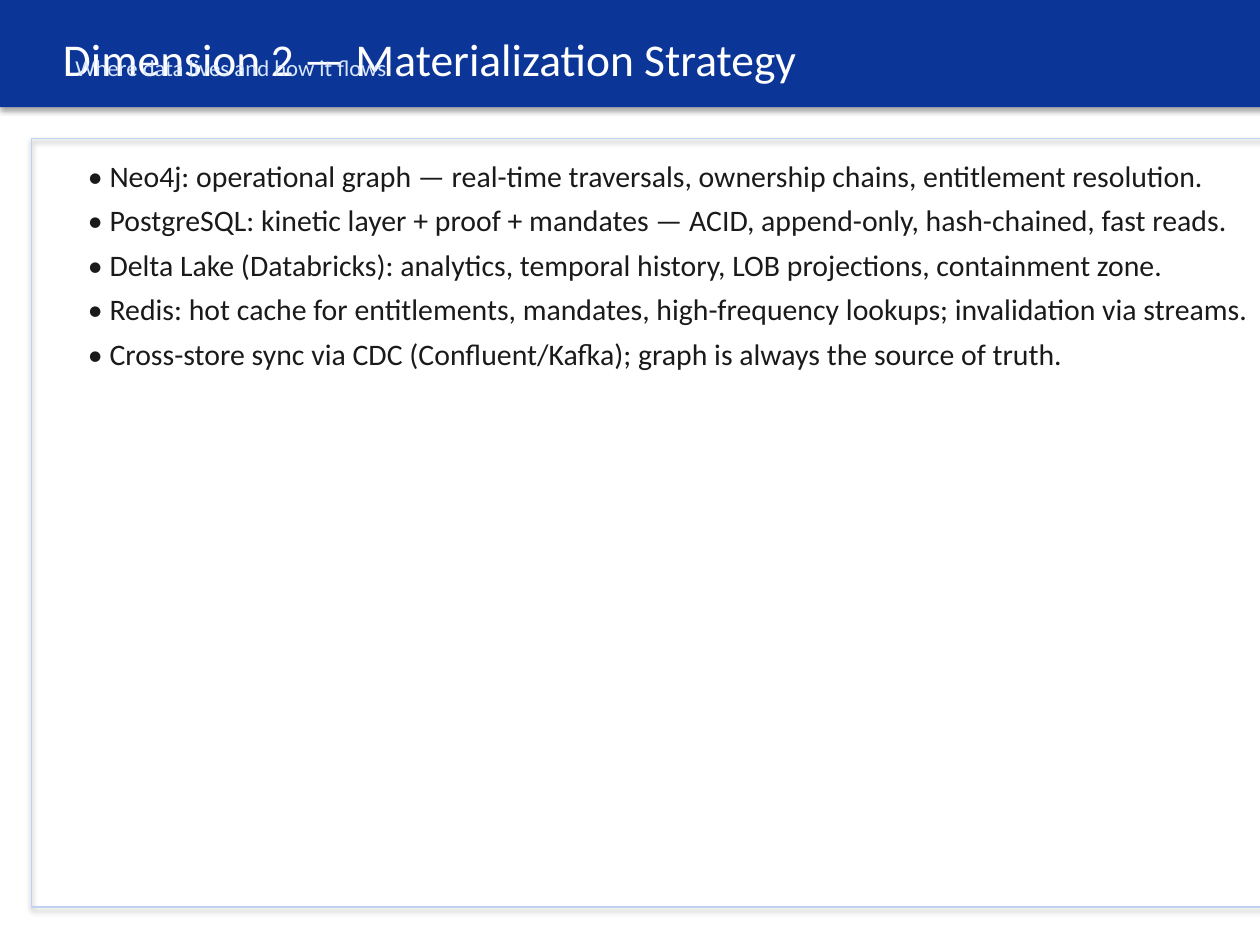
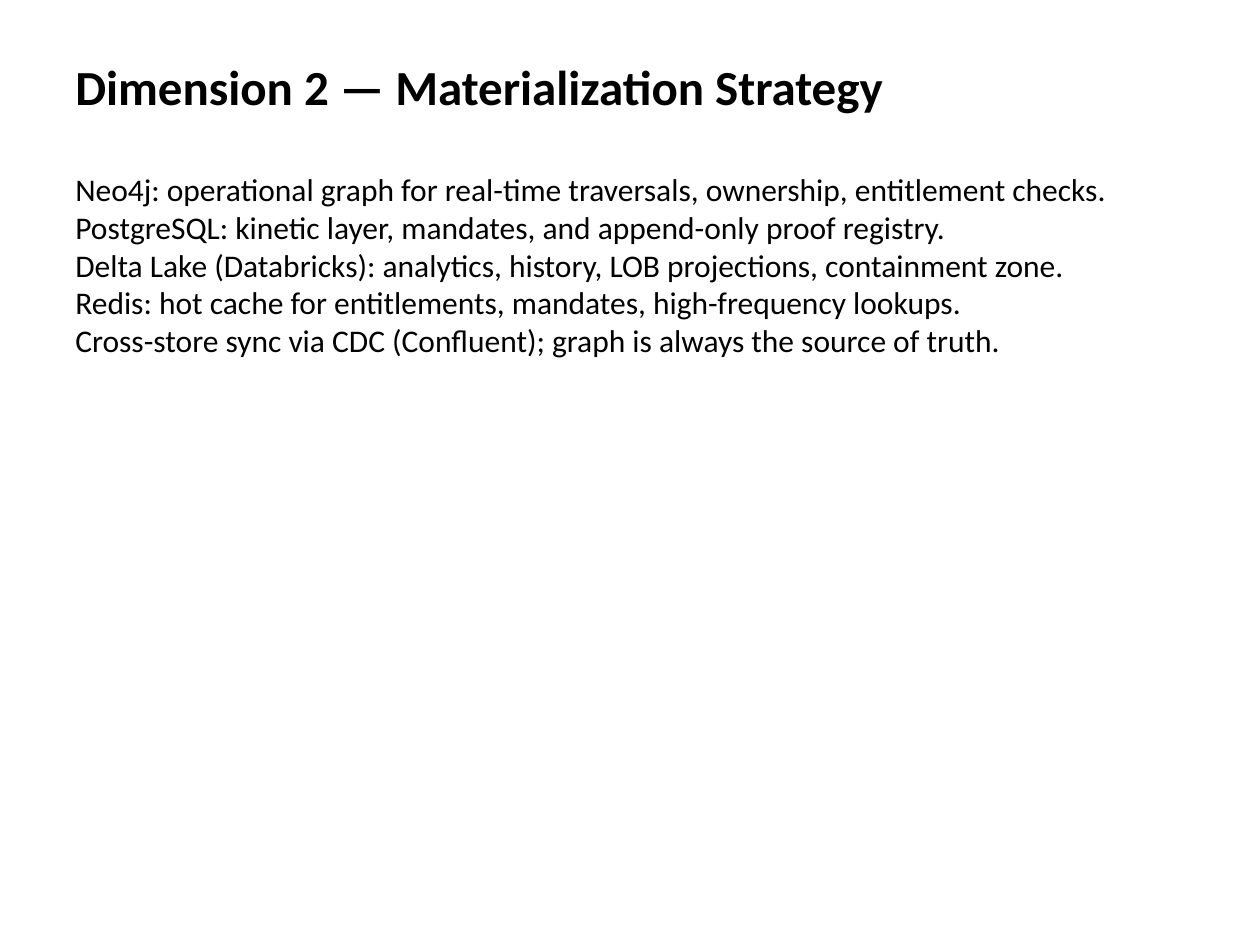
Before and after one commit to danielssonn/dataarch, a slide deck: slide 4 of artifacts/github-export/presentations/leadership-blueprint-presentation.pptx. Drawn at 1260x945 pixels with LibreOffice and Linux fonts; fonts in the diff are those of the drawing. Boxes give left, top, right and bottom in pixels: in the first picture for what was removed or moved away, otherwise in the second. Text is boxed around its words. In the diff, an @@ line names an element or a change of style, - is before the commit and + after.

```diff
--- a/artifacts/github-export/presentations/leadership-blueprint-presentation.pptx
+++ b/artifacts/github-export/presentations/leadership-blueprint-presentation.pptx
@@ text "Dimension 2 — Materialization Strategy": place and size @@
-text "Dimension 2 — Materialization Strategy" at [0, 0, 1260, 107]
+text "Dimension 2 — Materialization Strategy" at [75, 70, 883, 114]
@@ text "Dimension 2 — Materialization Strategy" at [75, 70, 883, 114]: size 26 to 28 pt, text colour #FFFFFF to #000000, bold on; vertical alignment middle to top; fill #0B3698 to none; shadow off @@
@@ text removed at [75, 57, 386, 77] @@
-Where data lives and how it flows
@@ rectangle removed at [32, 139, 1260, 907] @@
@@ text at [75, 179, 1105, 358]: text changed; size 17 to 18 pt; text colour #1A1A1A to #000000 @@
-• Neo4j: operational graph — real-time traversals, ownership chains, entitlement resolution.
-• PostgreSQL: kinetic layer + proof + mandates — ACID, append-only, hash-chained, fast reads.
-• Delta Lake (Databricks): analytics, temporal history, LOB projections, containment zone.
-• Redis: hot cache for entitlements, mandates, high-frequency lookups; invalidation via streams.
-• Cross-store sync via CDC (Confluent/Kafka); graph is always the source of truth.
+Neo4j: operational graph for real-time traversals, ownership, entitlement checks.
+PostgreSQL: kinetic layer, mandates, and append-only proof registry.
+Delta Lake (Databricks): analytics, history, LOB projections, containment zone.
+Redis: hot cache for entitlements, mandates, high-frequency lookups.
+Cross-store sync via CDC (Confluent); graph is always the source of truth.
```
Also in this commit, not shown: 11 other slides changed, 1 slide added, 1 slide removed, 1 other file.
